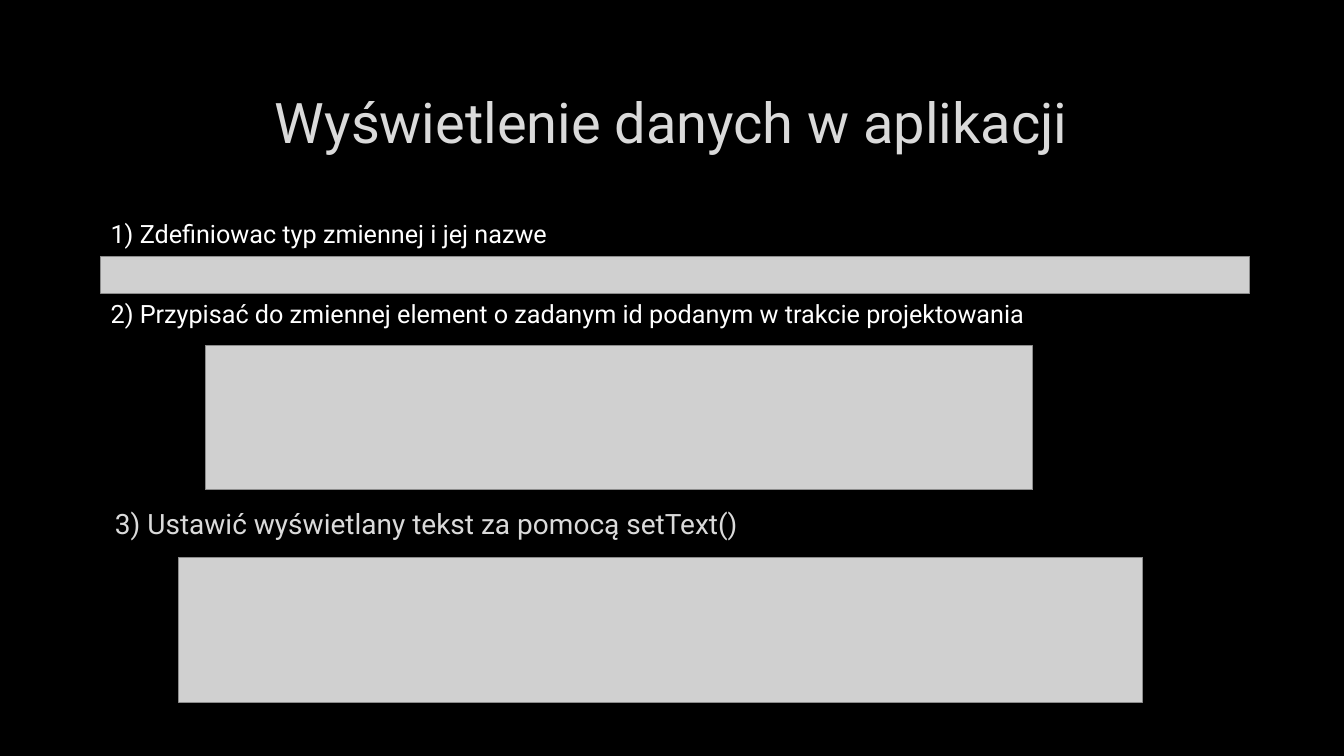
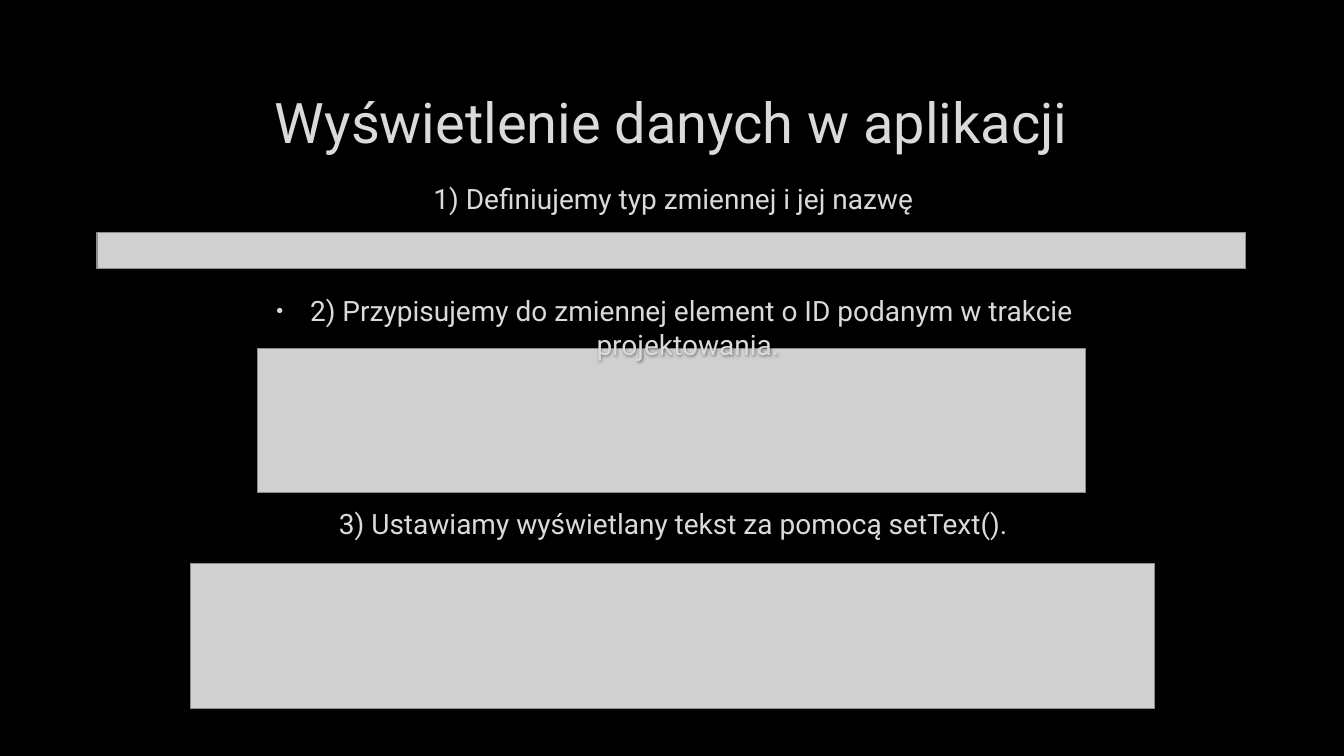
Before and after one commit to Luckownia/WeatherForecastApp, a slide deck: slide 22 of Aplikacja pogodowa na Androida.pptx. Drawn at 1344x756 pixels with LibreOffice and Linux fonts; fonts in the diff are those of the drawing; grey boxes stand for pictures; background and template pictures are left out. Boxes give left, top, right and bottom in pixels: in the first picture for what was removed or moved away, otherwise in the second. Text is boxed around its words. In the diff, an @@ line names an element or a change of style, - is before the commit and + after.

```diff
--- a/Aplikacja pogodowa na Androida.pptx
+++ b/Aplikacja pogodowa na Androida.pptx
@@ text at <box>433,186,912,215</box>: text changed; size 18 to 20 pt; text colour #FFFFFF to #DADADA @@
-1) Zdefiniowac typ zmiennej i jej nazwe
+1) Definiujemy typ zmiennej i jej nazwę
@@ picture: place and size @@
-picture at <box>101,256,1250,292</box>
+picture at <box>97,232,1246,268</box>
@@ text at <box>310,299,1072,362</box>: text changed; size 18 to 20 pt; text colour #FFFFFF to #DADADA @@
-2) Przypisać do zmiennej element o zadanym id podanym w trakcie projektowania
+• 2) Przypisujemy do zmiennej element o ID podanym w trakcie projektowania.
@@ picture: place and size @@
-picture at <box>206,346,1033,490</box>
+picture at <box>258,349,1086,493</box>
@@ text at <box>339,511,1007,540</box>: text changed @@
-3) Ustawić wyświetlany tekst za pomocą setText()
+3) Ustawiamy wyświetlany tekst za pomocą setText().
@@ picture: place and size @@
-picture at <box>178,558,1142,703</box>
+picture at <box>191,565,1154,710</box>
```
Also in this commit, not shown: 4 other slides changed, 2 slides removed.
